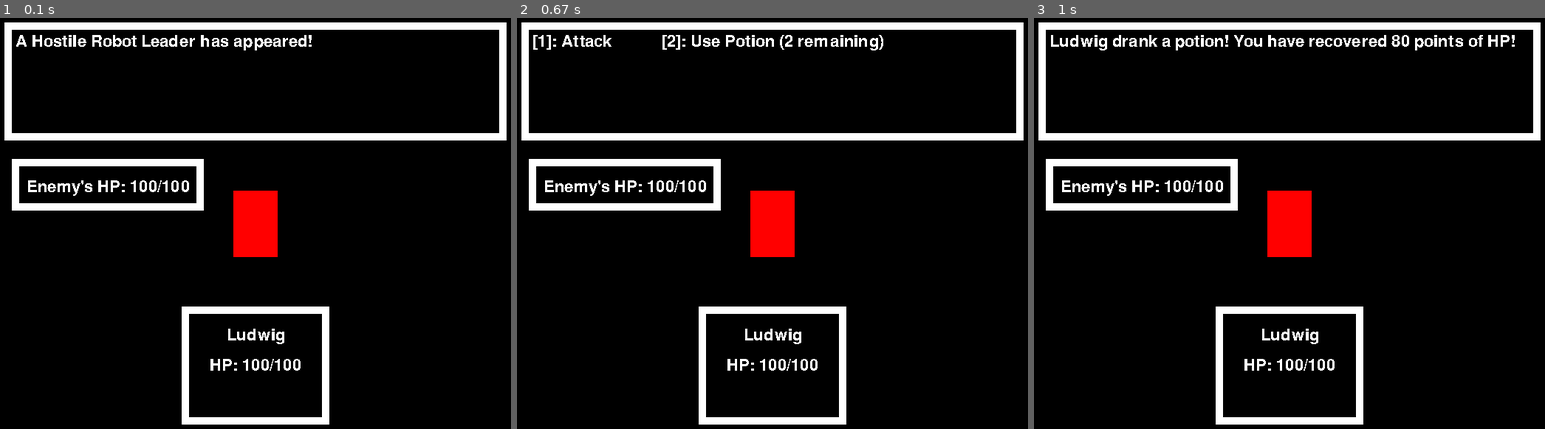
Above: before the commit, frames 1-3 (left to right).
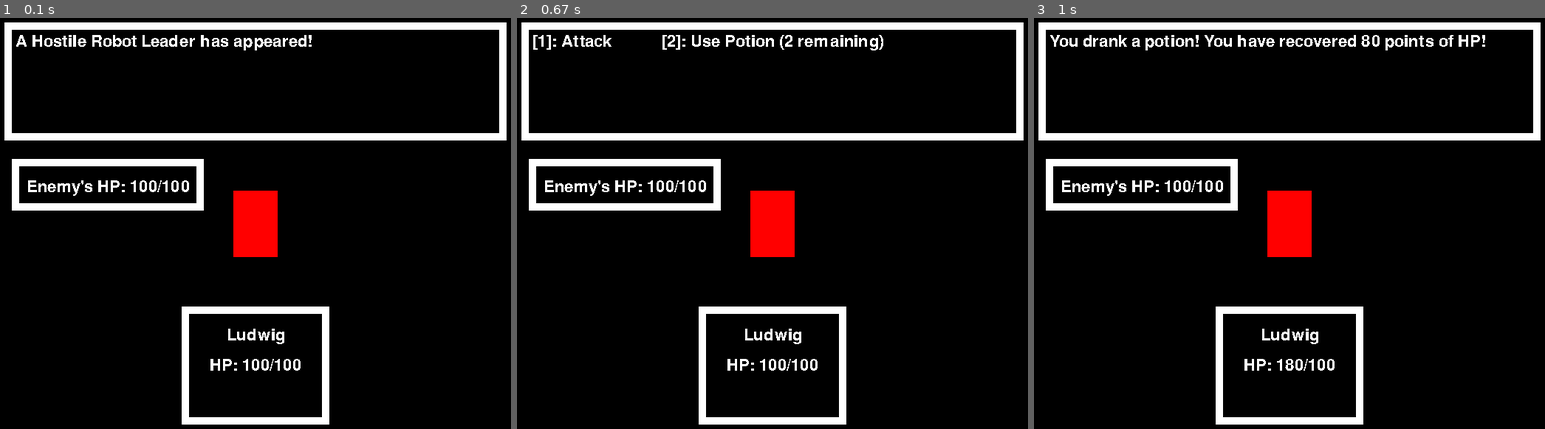
Above: after the commit, the same moments.

Repository: eduardoluis11/final-project-cs50-python
Game: pygame game, started from project.py
Same seed, same stepped clock (60 frames per second), same inputs: the game is played once before the commit and once after it.
Inputs:
- Up to frame 1 (0.1 s): no input
- Up to frame 2 (0.67 s): tap Z at 0.33 s
- Up to frame 3 (1 s): tap 2 at 0.67 s

Frames 1-2 are identical in both runs. In frame 3, 1.1% of the frame differs, in the area x 3-95%, y 4-86%.

Commit message:
BUGGY: Updating Numer of Potions
I’m now correctly updating the number of potions on the battle menu, so that, if I drink 1, it will be deducted from the total number of potions. I'm also healing the player if they use a potion by calling the Character class. The bad thing is that the bug that I predicted that would occur occurred. If I drink a potion, and it heals me more than my max amount of HP, my current HP will be higher than my total amount of HP, so my HP is higher than my max HP. And if I press “Z” after that, the player attacks. I shouldn’t attack right after healing!

Diff:
--- a/project.py
+++ b/project.py
@@ -555,6 +555,7 @@
     global enemys_hp_surface
     # global enemys_hp_rectangle
     global battle_messages_surface
+    global potion_command_surface
     global victory
     global game_over
     global should_exit_game
@@ -690,13 +691,26 @@
                                 display_battle_menu = False
 
                                 # This updates the battle message to indicate that you're drinking a potion
-                                battle_message = f"Ludwig drank a potion! You have recovered {hp_amount_that_potions_heal} points of HP!"
+                                battle_message = f"You drank a potion! You have recovered {hp_amount_that_potions_heal} points of HP!"
 
                                 # This reduces the number of potions that you have by 1
                                 players_number_of_potions = players_number_of_potions - 1
 
-                                # DEBUG: print "you have drank a potion"
-                                print(f"Ludwig drank a potion! You have recovered {hp_amount_that_potions_heal} points of HP!")
+                                # This will increase the Player's HP to heal them by using the potion
+                                player.health_points = player.health_points + hp_amount_that_potions_heal
+
+                                # I should update the UI so that players can see that their HP has increased
+                                players_hp_surface = game_font.render(f'HP: {player.health_points}/{player.total_hp}',
+                                                                      False,
+                                                                      'White')
+
+                                # This will update the battle menu's UI to update the number of potions remaining
+                                potion_command_surface = game_font.render(
+                                    f'[2]: Use Potion ({players_number_of_potions} remaining)',
+                                    False, 'White')  # Use Potion command
+
+                                # # DEBUG: print "you have drank a potion"
+                                # print(f"Ludwig drank a potion! You have recovered {hp_amount_that_potions_heal} points of HP!")
                                 # This prints how many potions you have remaining
                                 print(f"Now, you have {players_number_of_potions} potions left.")
 
